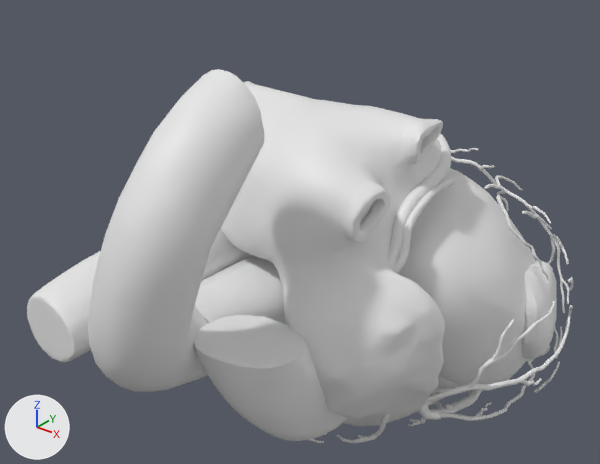
One commit to the glTF model public/models/bp3d-heart.glb: the scene before it, then after it.
Both versions are drawn from a camera (50 mm lens) standing at (146.8, -1410.1, -3.0) and looking at (7.9, -1236.4, -110.7). Lighting does not change. The marker at lower left points along +X, +Y and +Z. The picture after the commit comes second. Where no turn or scale is listed for an object, it has been applied to the vertices. Vertices at exactly the same position are counted once.

In view in the first picture: 'aorta', 'cava', 'coronary', 'la', 'lv', 'pulm', 'ra' and 2 more.
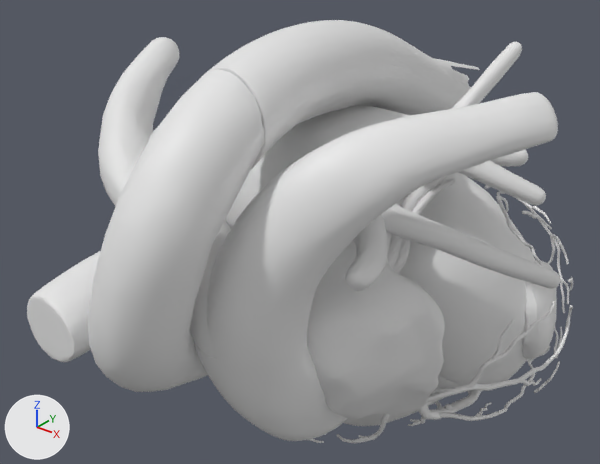
Pixel boxes (x1, y1, x2, y2) of what changed, in the pictures (600 x 464 px):
```json
{"object": "aorta", "change": "reshaped, moved, rescaled", "before": [88, 69, 286, 392], "after": [88, 20, 480, 392]}
{"object": "pulmArt", "change": "added", "after": [98, 37, 558, 379]}
{"object": "pulmVeins", "change": "added", "after": [345, 42, 561, 291]}
```

Scene script edits in JSON lines:
```json
{"block": "me_aorta", "where": "# used by ob_aorta; location = (14.0, -1275.6, -93.6); scale = (43.8, 43.8, 43.8)"}
{"op": "remove", "block": "me_aorta", "code": "me_aorta.from_pydata(...)  # 535 vertices, 1062 faces; spans x -0.48..0.48, y -0.95..0.95, z -1.0..1.0"}
{"op": "add", "block": "me_aorta", "code": "me_aorta.from_pydata(...)  # 1934 vertices, 3771 faces; spans x -0.25..0.25, y -1.0..1.0, z -0.55..0.55"}
{"block": "me_aorta", "change": "me_aorta part 1: 535 vertices removed from x -0.48..0.48, y -0.95..0.95, z -1.0..1.0; 1934 vertices added at x -0.25..0.25, y -1.0..1.0, z -0.55..0.55"}
{"op": "add", "block": "me_pulmveins", "code": ["me_pulmveins = bpy.data.meshes.new('pulmVeins')", "me_pulmveins.from_pydata(...)  # 1312 vertices, 2596 faces; spans x -59.5..59.5, y -35.8..35.8, z -28.7..28.7"]}
{"op": "add", "block": "me_pulmart", "code": ["me_pulmart = bpy.data.meshes.new('pulmArt')", "me_pulmart.from_pydata(...)  # 1892 vertices, 3776 faces; spans x -69.0..69.0, y -34.8..34.8, z -39.3..39.3"]}
{"op": "set", "path": "ob_aorta.location", "old": "(14.0, -1275.6, -93.6)", "new": "(14.0, -1233.6, -91.3)"}
{"op": "set", "path": "ob_aorta.scale", "old": "(43.8, 43.8, 43.8)", "new": "(83.5, 83.5, 83.5)"}
{"op": "add", "block": "ob_pulmveins", "code": ["ob_pulmveins = bpy.data.objects.new('pulmVeins', me_pulmveins)", "ob_pulmveins.location = (22.3, -1237.4, -82.2)"]}
{"op": "add", "block": "ob_pulmart", "code": ["ob_pulmart = bpy.data.objects.new('pulmArt', me_pulmart)", "ob_pulmart.location = (10.1, -1259.2, -97.3)"]}
```
